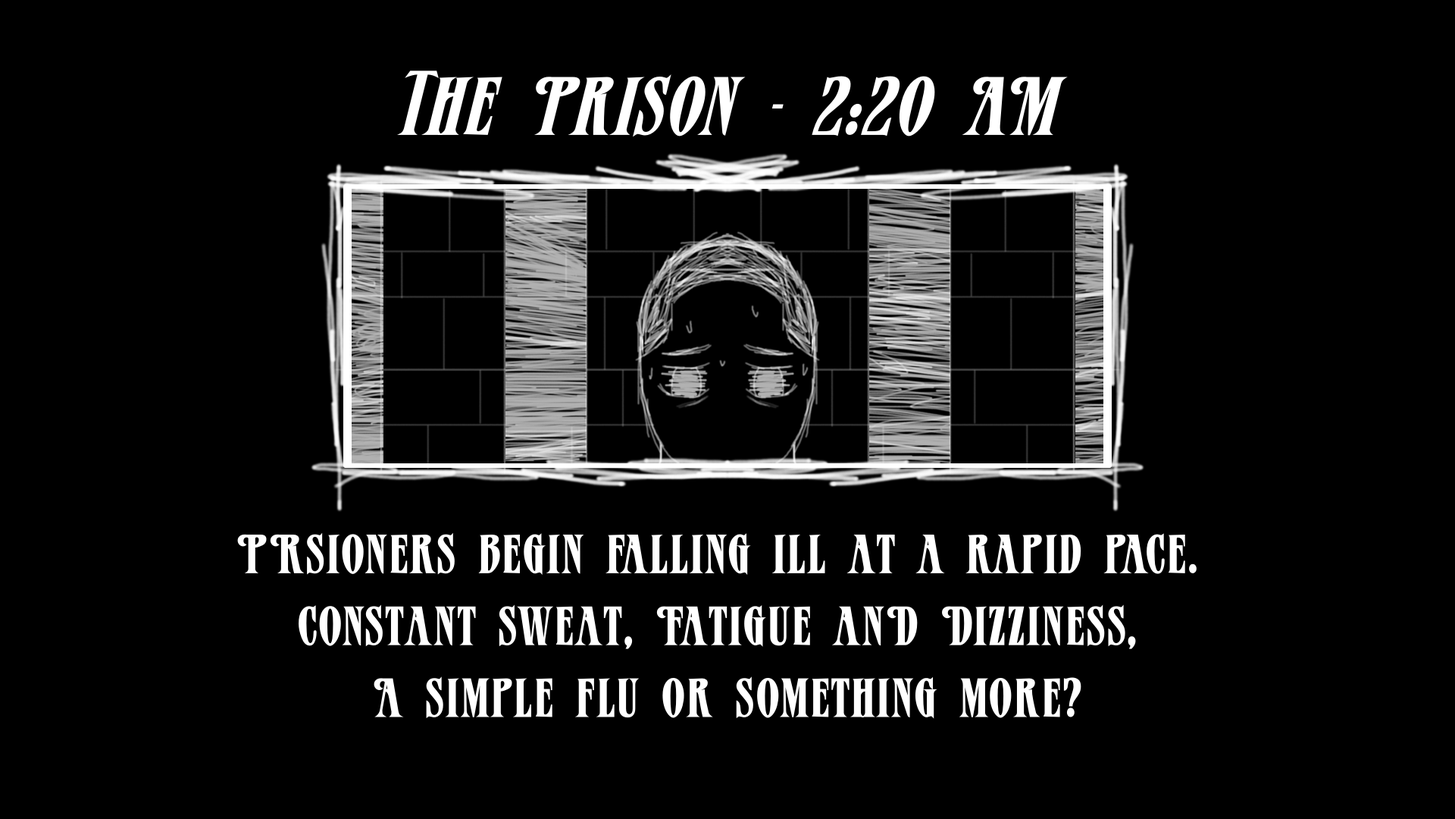
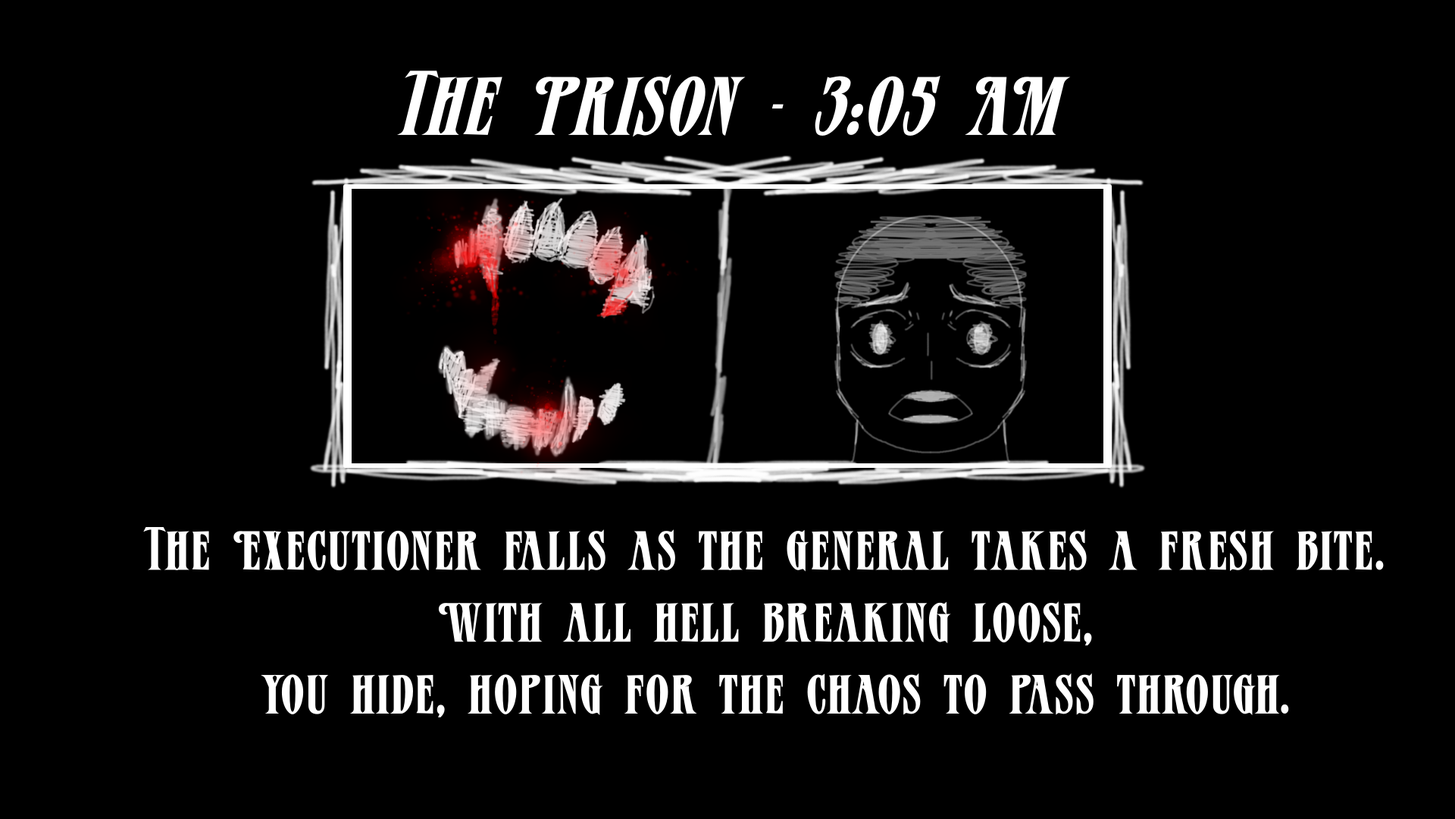
Comparing the layer stacks of the two 1455px x 819px images. Changes:
moved "Paint Layer 5" above "Paint Layer 4", painted on it over (291, 152, 1165, 534)
painted on "Paint Layer 4" over (339, 152, 1116, 486)
moved "Paint Layer 6" above "Paint Layer 3", painted on it over (630, 194, 1068, 486)
painted on "Paint Layer 3" over (339, 152, 1116, 486)
painted on "Paint Layer 2" over (291, 152, 1165, 534)
painted on "Background" over (143, 75, 1385, 719)
